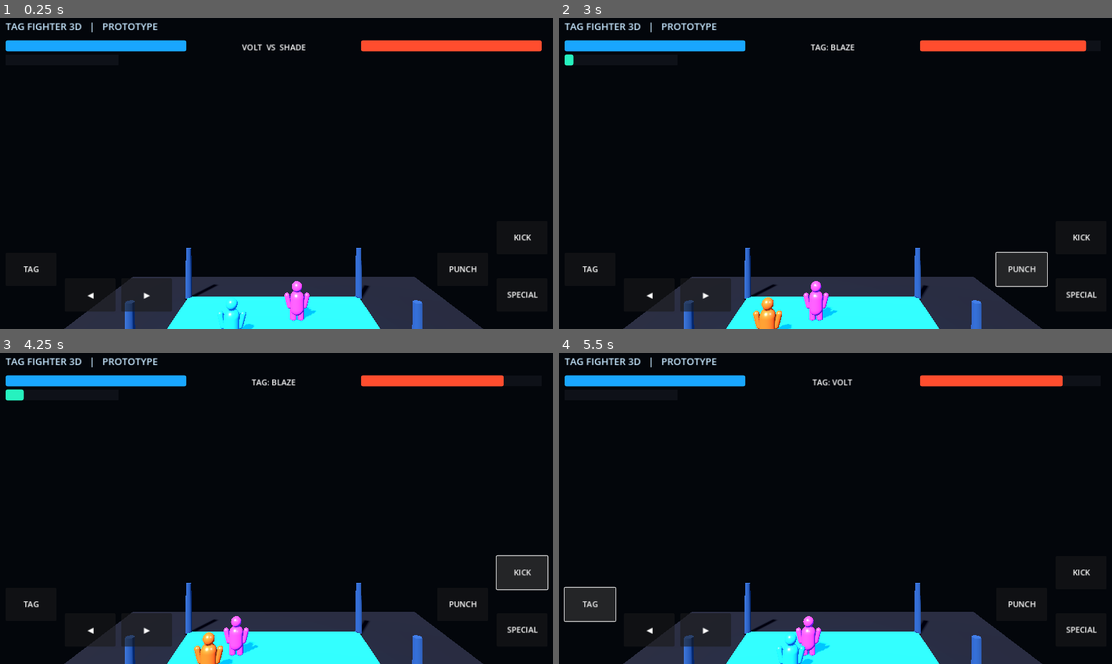
Above: before the commit, frames 1-4 (two rows, left to right).
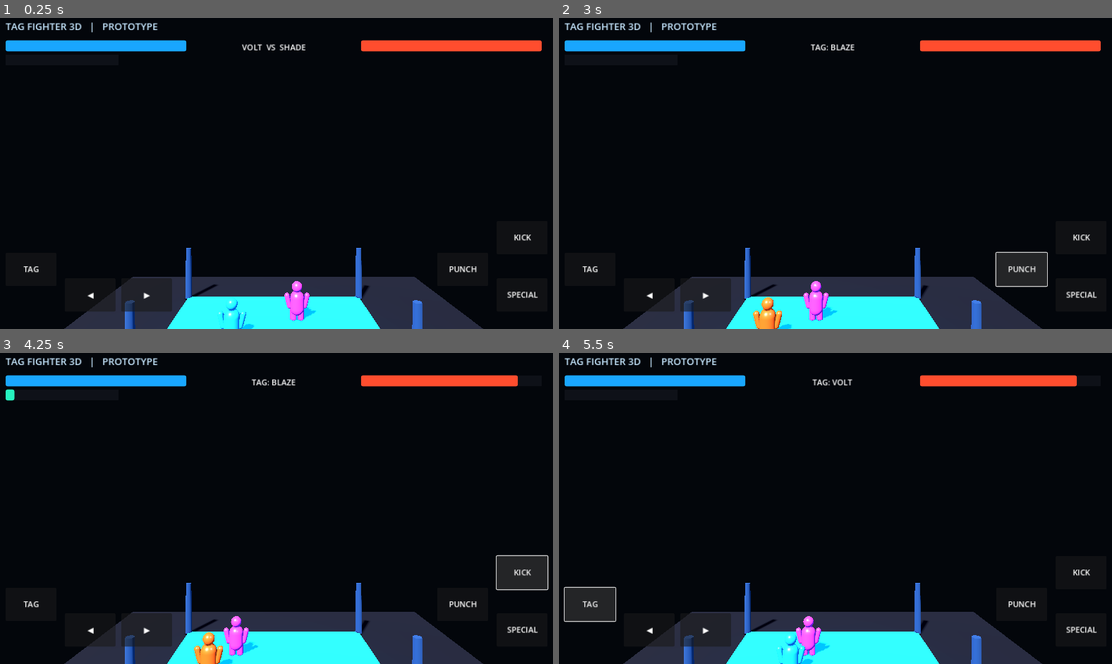
Above: after the commit, the same moments.

Repository: golukumar981884-dev/neon-clash
Game: Godot game, scene res://scenes/main.tscn
Two runs of this game, one before a commit and one after it. Both use one fixed random seed, a clock stepped at 60 frames per second and the inputs below.
Inputs:
- Up to frame 1 (0.25 s): no input
- Up to frame 2 (3 s): click "TAG" at 0.5 s; click "◀" at 1.25 s; click "▶" at 2 s; click "PUNCH" at 2.75 s
- Up to frame 3 (4.25 s): click "KICK" at 3.5 s
- Up to frame 4 (5.5 s): click "SPECIAL" at 4.25 s; click "TAG" at 5 s

The runs differ from the first frame. In frame 2, 0.2% of the frame differs, in the area x 1-98%, y 7-16%; in frame 3, 0.2%, in the area x 2-94%, y 7-16%; in frame 4, 0.1%.

Commit message:
Add attack range and hit feedback logic

Diff:
--- a/scripts/fighter.gd
+++ b/scripts/fighter.gd
@@ -19,6 +19,8 @@
     mat.albedo_color = team_color
     mat.metallic = 0.18
     mat.roughness = 0.34
+    mat.emission_enabled = true
+    mat.emission = team_color * 0.12
 
     var body := MeshInstance3D.new()
     var capsule := CapsuleMesh.new()
@@ -70,15 +72,19 @@
         return false
     attack_cooldown = 0.42
     if is_instance_valid(opponent) and opponent.has_method("take_hit"):
-        opponent.take_hit(amount)
-        power = minf(100.0, power + 8.0)
-    return true
+        if global_position.distance_to(opponent.global_position) <= 3.0:
+            opponent.take_hit(amount)
+            power = minf(100.0, power + 8.0)
+            return true
+    return false
 
 func special_attack() -> bool:
-    if power < 35.0 or attack_cooldown > 0.0:
+    if power < 35.0 or attack_cooldown > 0.0 or health <= 0.0:
+        return false
+    if not is_instance_valid(opponent) or global_position.distance_to(opponent.global_position) > 3.5:
         return false
     power -= 35.0
     attack_cooldown = 0.9
-    if is_instance_valid(opponent) and opponent.has_method("take_hit"):
+    if opponent.has_method("take_hit"):
         opponent.take_hit(24.0)
     return true
